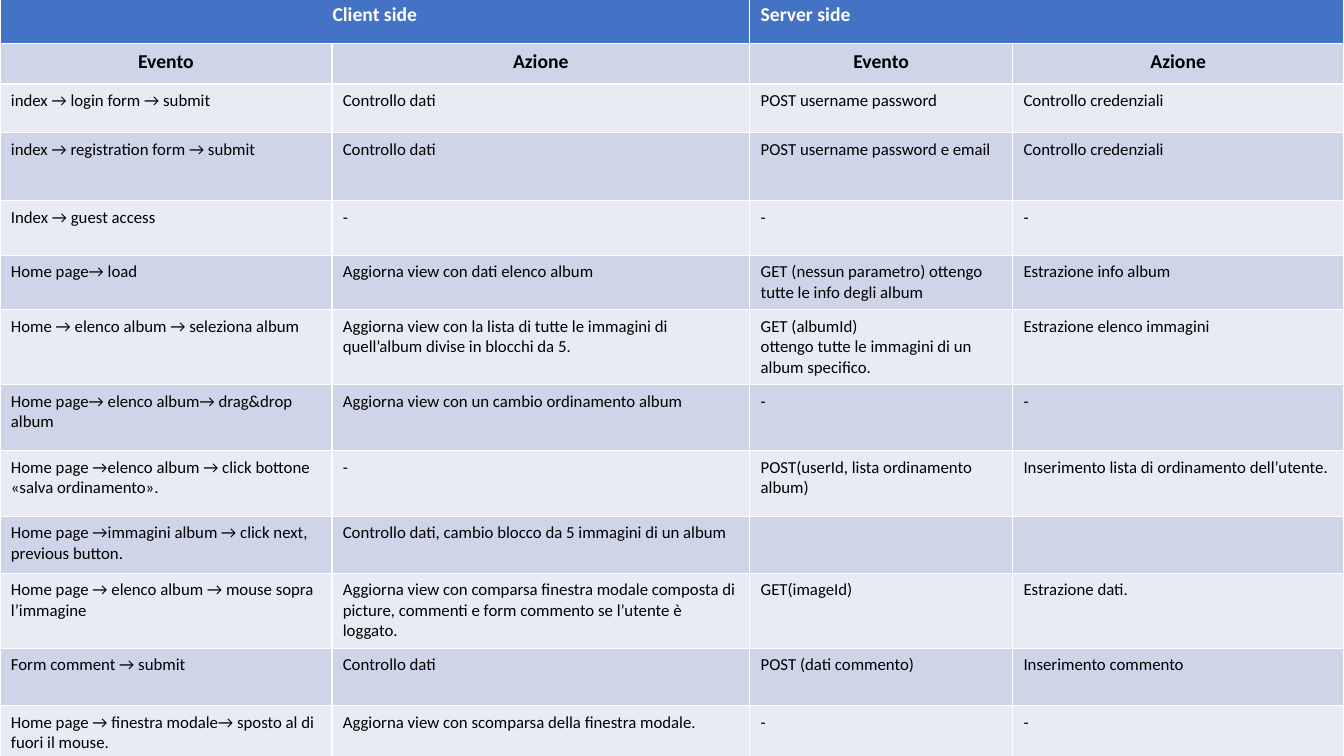
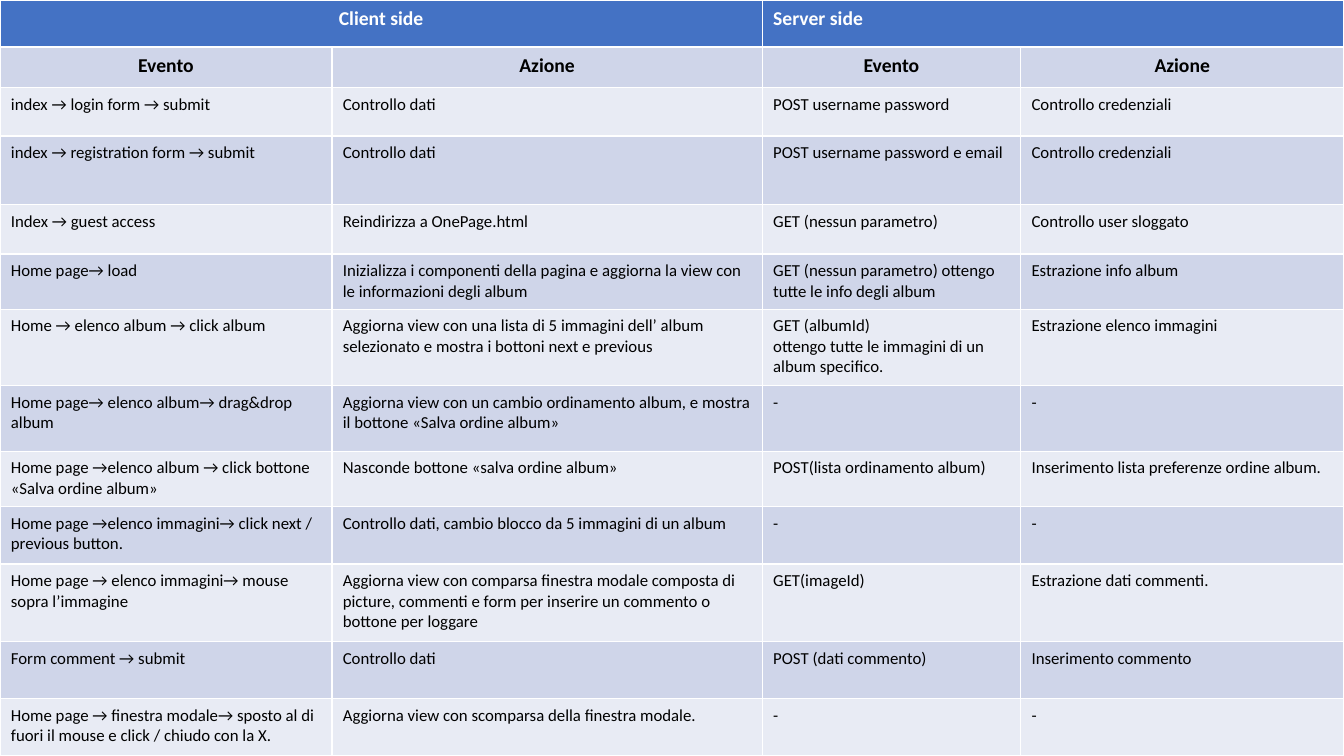
Before and after one commit to Giulsmoon/TecnologiePerIlWeb_Project1, a slide deck: slide 8 of Presentazioni Powerpoint/Progetto1_versione_RIA.pptx. Drawn at 1344x756 pixels with LibreOffice and Linux fonts; fonts in the diff are those of the drawing. Boxes give left, top, right and bottom in pixels: in the first picture for what was removed or moved away, otherwise in the second. Text is boxed around its words. In the diff, an @@ line names an element or a change of style, - is before the commit and + after.

Commit message:
pptx ria removed logged check in index
manca da togliele il controllo nella onePage

```diff
--- a/Presentazioni Powerpoint/Progetto1_versione_RIA.pptx
+++ b/Presentazioni Powerpoint/Progetto1_versione_RIA.pptx
@@ table at [0,0,1344,756] @@
-row 5: Index → guest access | - | - | -
+row 5: Index → guest access | Reindirizza a OnePage.html | GET (nessun parametro) | Controllo user sloggato
-row 6, column 2: Aggiorna view con dati elenco album
+row 6, column 2: Inizializza i componenti della pagina e aggiorna la view con le informazioni degli album
-row 7, column 1: Home → elenco album → seleziona album
+row 7, column 1: Home → elenco album → click album
-row 7, column 2: Aggiorna view con la lista di tutte le immagini di quell’album divise in blocchi da 5.
+row 7, column 2: Aggiorna view con una lista di 5 immagini dell’ album selezionato e mostra i bottoni next e previous
-row 8, column 2: Aggiorna view con un cambio ordinamento album
+row 8, column 2: Aggiorna view con un cambio ordinamento album, e mostra il bottone «Salva ordine album»
-row 9: Home page →elenco album → click bottone «salva ordinamento». | - | POST(userId, lista ordinamento album) | Inserimento lista di ordinamento dell’utente.
+row 9: Home page →elenco album → click bottone «Salva ordine album» | Nasconde bottone «salva ordine album» | POST(lista ordinamento album) | Inserimento lista preferenze ordine album.
-row 10: Home page →immagini album → click next, previous button. | Controllo dati, cambio blocco da 5 immagini di un album |  | 
+row 10: Home page →elenco immagini→ click next / previous button. | Controllo dati, cambio blocco da 5 immagini di un album | - | -
-row 11: Home page → elenco album → mouse sopra l’immagine | Aggiorna view con comparsa finestra modale composta di picture, commenti e form commento se l’utente è loggato. | GET(imageId) | Estrazione dati.
+row 11: Home page → elenco immagini→ mouse sopra l’immagine | Aggiorna view con comparsa finestra modale composta di picture, commenti e form per inserire un commento o bottone per loggare | GET(imageId) | Estrazione dati commenti.
-row 13, column 1: Home page → finestra modale→ sposto al di fuori il mouse.
+row 13, column 1: Home page → finestra modale→ sposto al di fuori il mouse e click / chiudo con la X.
```
Also in this commit, not shown: 4 other slides changed, 2 slides added, 4 other files.
